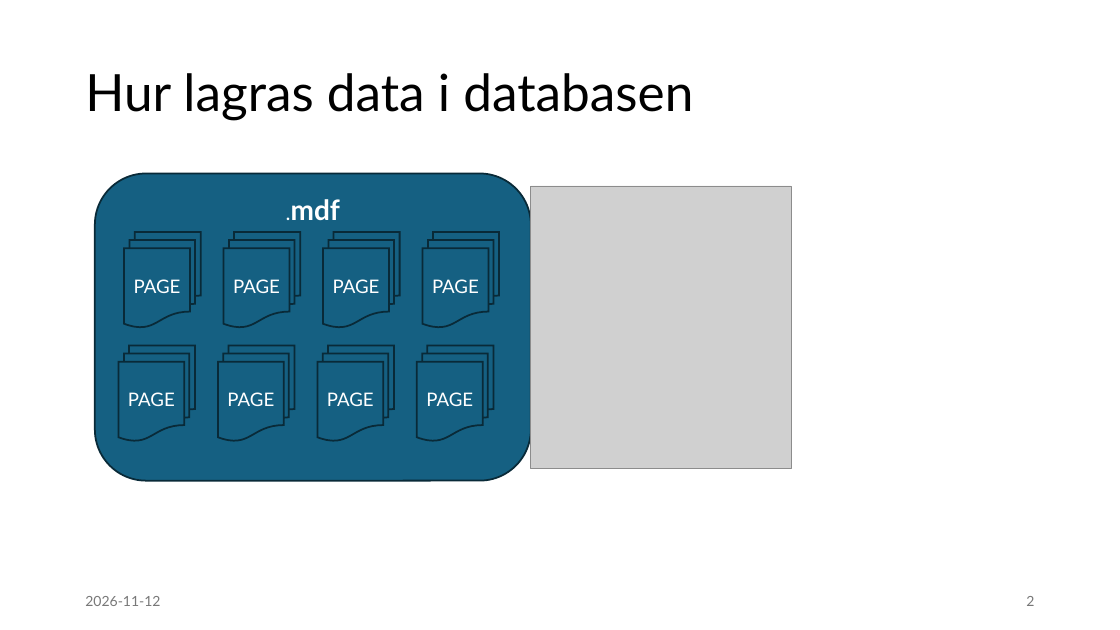
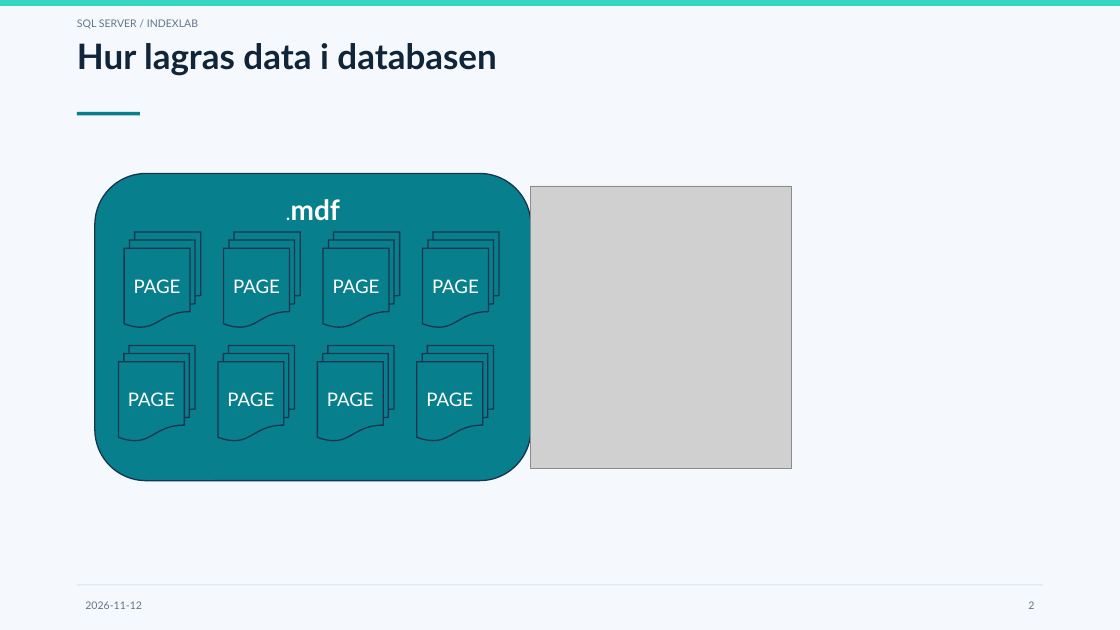
Before and after one commit to moppis/indexing, a slide deck: slide 2 of presentation/Indexering.pptx. Drawn at 1120x630 pixels with LibreOffice and Linux fonts; fonts in the diff are those of the drawing; grey boxes stand for pictures. Boxes give left, top, right and bottom in pixels: in the first picture for what was removed or moved away, otherwise in the second. Text is boxed around its words. In the diff, an @@ line names an element or a change of style, - is before the commit and + after.

```diff
--- a/presentation/Indexering.pptx
+++ b/presentation/Indexering.pptx
@@ background #FFFFFF to #F5F8FC @@
@@ rectangle added at box(0, 0, 1120, 6), fill #37D6C3 @@
@@ text added at box(77, 19, 198, 29), 9 pt, text #63758A @@
+SQL SERVER / INDEXLAB
@@ title "Hur lagras data i databasen" at box(77, 43, 496, 76): size 44 to 30 pt, text colour #000000 to #10243A, bold on; vertical alignment middle to top @@
@@ rectangle added at box(77, 112, 140, 115), fill #087F8C @@
@@ fill #156082 to #087F8C; outline #092A39 1.5 pt to #19344F 1.1 pt in 9 elements at box(95, 174, 531, 481), box(124, 232, 201, 327), box(223, 232, 300, 327), box(323, 232, 400, 327), box(423, 232, 499, 327), box(118, 345, 195, 440), box(218, 345, 294, 440), box(318, 345, 394, 440), box(417, 345, 493, 440) @@
@@ text "2026-11-12" at box(85, 601, 142, 609): size 12 to 9 pt, text colour #797979 to #63758A @@
@@ rectangle added at box(77, 585, 1044, 586), fill #D8E3ED @@
@@ page number at box(1028, 601, 1034, 609): size 12 to 9 pt, text colour #797979 to #63758A @@
```
Also in this commit, not shown: 20 other slides changed.
